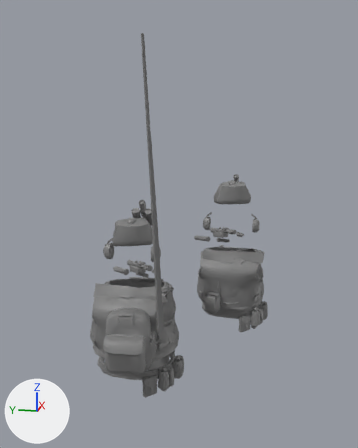
What one commit did to the glTF model art/parts/inf_kit/demo_squad.glb.
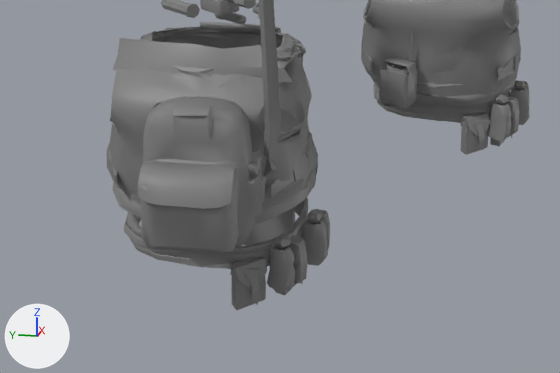
Old and new are each drawn whole from a 50 mm lens placed at (-2.83, -0.38, 2.33), pointed at (-0.02, 0.19, 1.63) and again close up on the part from 13% to 78% of the width and 60% to 95% of the height. The lights are fixed; the arrows at lower left show +X, +Y and +Z. The older version's two pictures come first. Vertices at exactly the same position are counted once.

Names of what the first close-up shows: 'kit_armour_1_carrier_demo_a', 'kit_armour_1_carrier_demo_b', 'kit_armour_3_yoke_demo_b', 'kit_firepower_1_battle_belt_demo_a', 'kit_firepower_1_battle_belt_demo_b', 'kit_firepower_1_mag_pouches_demo_a', 'kit_firepower_1_mag_pouches_demo_b', 'kit_firepower_3_grenade_pouches_demo_a', 'kit_firepower_3_grenade_pouches_demo_b', 'kit_sensors_2_radio_pouch_demo_a', 'kit_sensors_3_radio_pack_demo_b', 'kit_sensors_3_whip_long_demo_b' and 8 more.
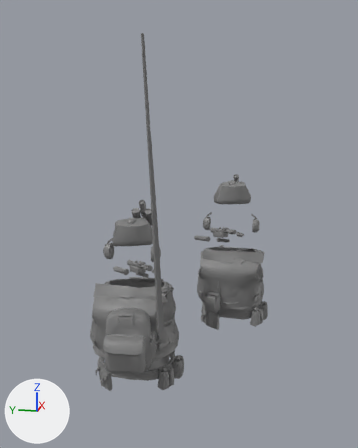
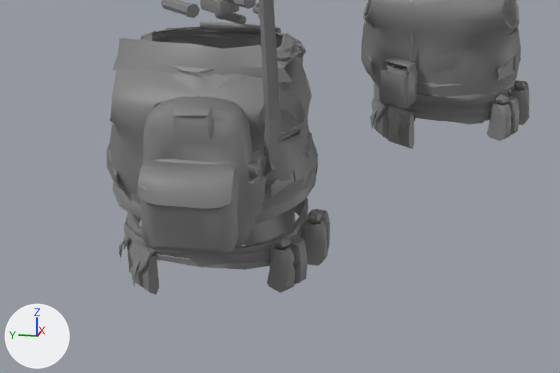
The change, as a diff of the scene's bpy script:
```diff
--- a/art/parts/inf_kit/demo_squad.glb.py
+++ b/art/parts/inf_kit/demo_squad.glb.py
@@ me_kit_firepower_3_grenade_pouches_demo_a @@
-me_kit_firepower_3_grenade_pouches_demo_a.from_pydata(...)  # 164 vertices, 392 faces; spans x 0.0683..0.2141, y -0.3144..-0.1748, z 0.9128..1.0221
+me_kit_firepower_3_grenade_pouches_demo_a.from_pydata(...)  # 164 vertices, 392 faces; spans x 0.0717..0.2026, y -0.054..0.077, z 0.9128..1.0221
+# me_kit_firepower_3_grenade_pouches_demo_a part 1: the loose piece of 45 vertices spanning x 0.0683..0.1393, y -0.2525..-0.1748, z 0.97..1.0221 is turned -100 degrees about the z axis through its middle, then moved by (0.0592, 0.2579, 0.0)
+# me_kit_firepower_3_grenade_pouches_demo_a part 2: the loose piece of 24 vertices spanning x 0.0741..0.0997, y -0.2446..-0.2177, z 0.9317..1.002 is turned -100 degrees about the z axis through its middle, then moved by (0.0619, 0.2952, 0.0)
+# me_kit_firepower_3_grenade_pouches_demo_a part 3: the loose piece of 13 vertices spanning x 0.0727..0.1368, y -0.2483..-0.1774, z 0.9128..1.0123 is turned -100 degrees about the z axis through its middle, then moved by (0.0589, 0.2561, 0.0)
+# me_kit_firepower_3_grenade_pouches_demo_a part 4: the loose piece of 45 vertices spanning x 0.1398..0.2141, y -0.3079..-0.2495, z 0.97..1.0221 is turned -100 degrees about the z axis through its middle, then moved by (-0.0699, 0.2619, 0.0)
+# me_kit_firepower_3_grenade_pouches_demo_a part 5: the loose piece of 24 vertices spanning x 0.1592..0.183, y -0.3144..-0.2916, z 0.9317..1.002 is turned -100 degrees about the z axis through its middle, then moved by (-0.087, 0.2962, 0.0)
+# me_kit_firepower_3_grenade_pouches_demo_a part 6: the loose piece of 13 vertices spanning x 0.1402..0.2131, y -0.3029..-0.2529, z 0.9128..1.0123 is turned -100 degrees about the z axis through its middle, then moved by (-0.0688, 0.2612, 0.0)
 me_kit_firepower_3_grenade_pouches_demo_a.materials.append(mat_kit_stub)
@@ me_kit_firepower_3_grenade_pouches_demo_b @@
-me_kit_firepower_3_grenade_pouches_demo_b.from_pydata(...)  # 164 vertices, 392 faces; spans x -0.653..-0.5, y 0.113..0.259, z 0.854..0.963
+me_kit_firepower_3_grenade_pouches_demo_b.from_pydata(...)  # 164 vertices, 392 faces; spans x -0.634..-0.484, y 0.426..0.549, z 0.854..0.963
+# me_kit_firepower_3_grenade_pouches_demo_b part 7: the loose piece of 45 vertices spanning x -0.653..-0.582, y 0.181..0.259, z 0.911..0.963 is turned -110 degrees about the z axis through its middle, then moved by (0.094, 0.296, 0.0)
+# me_kit_firepower_3_grenade_pouches_demo_b part 8: the loose piece of 24 vertices spanning x -0.648..-0.622, y 0.189..0.216, z 0.872..0.943 is turned -110 degrees about the z axis through its middle, then moved by (0.101, 0.335, 0.0)
+# me_kit_firepower_3_grenade_pouches_demo_b part 9: the loose piece of 13 vertices spanning x -0.649..-0.585, y 0.185..0.256, z 0.854..0.953 is turned -110 degrees about the z axis through its middle, then moved by (0.094, 0.294, 0.0)
+# me_kit_firepower_3_grenade_pouches_demo_b part 10: the loose piece of 45 vertices spanning x -0.574..-0.5, y 0.12..0.178, z 0.911..0.963 is turned -110 degrees about the z axis through its middle, then moved by (-0.061, 0.313, 0.0)
+# me_kit_firepower_3_grenade_pouches_demo_b part 11: the loose piece of 24 vertices spanning x -0.555..-0.531, y 0.113..0.136, z 0.872..0.943 is turned -110 degrees about the z axis through its middle, then moved by (-0.076, 0.352, 0.0)
+# me_kit_firepower_3_grenade_pouches_demo_b part 12: the loose piece of 13 vertices spanning x -0.574..-0.501, y 0.125..0.175, z 0.854..0.953 is turned -110 degrees about the z axis through its middle, then moved by (-0.059, 0.313, 0.0)
 me_kit_firepower_3_grenade_pouches_demo_b.materials.append(mat_kit_stub)
```

Pixel boxes [x1, y1, x2, y2] of what changed, in the close-ups (560 x 373 px; the box of a moved part takes in the faces that stretch with it):
'kit_firepower_3_grenade_pouches_demo_b', reshaped: before [230, 257, 303, 310]; after [119, 222, 160, 295]
'kit_firepower_3_grenade_pouches_demo_a', reshaped: before [460, 112, 512, 155]; after [370, 98, 415, 149]
part 1 of me_kit_firepower_3_grenade_pouches_demo_a, moved or reshaped: before [460, 112, 490, 136]; after [371, 98, 386, 119]
part 2 of me_kit_firepower_3_grenade_pouches_demo_a, moved or reshaped: before [477, 124, 486, 150]; after [370, 105, 378, 129]
part 3 of me_kit_firepower_3_grenade_pouches_demo_a, moved or reshaped: before [460, 120, 488, 155]; after [373, 107, 389, 139]
part 4 of me_kit_firepower_3_grenade_pouches_demo_a, moved or reshaped (not visible before): after [388, 107, 415, 131]
part 5 of me_kit_firepower_3_grenade_pouches_demo_a, moved or reshaped (not visible before): after [392, 117, 401, 143]
part 6 of me_kit_firepower_3_grenade_pouches_demo_a, moved or reshaped (mostly hidden before): before [490, 138, 506, 146]; after [388, 115, 414, 149]
part 7 of me_kit_firepower_3_grenade_pouches_demo_b, moved or reshaped: before [230, 257, 267, 289]; after [124, 222, 140, 249]
part 8 of me_kit_firepower_3_grenade_pouches_demo_b, moved or reshaped: before [248, 273, 261, 305]; after [119, 233, 126, 257]
part 9 of me_kit_firepower_3_grenade_pouches_demo_b, moved or reshaped: before [232, 269, 266, 310]; after [127, 235, 137, 273]
part 10 of me_kit_firepower_3_grenade_pouches_demo_b, moved or reshaped (not visible before): after [130, 241, 160, 272]
part 11 of me_kit_firepower_3_grenade_pouches_demo_b, moved or reshaped (not visible before): after [130, 254, 140, 287]
part 12 of me_kit_firepower_3_grenade_pouches_demo_b, moved or reshaped (mostly hidden before): before [275, 284, 296, 295]; after [134, 250, 159, 295]
